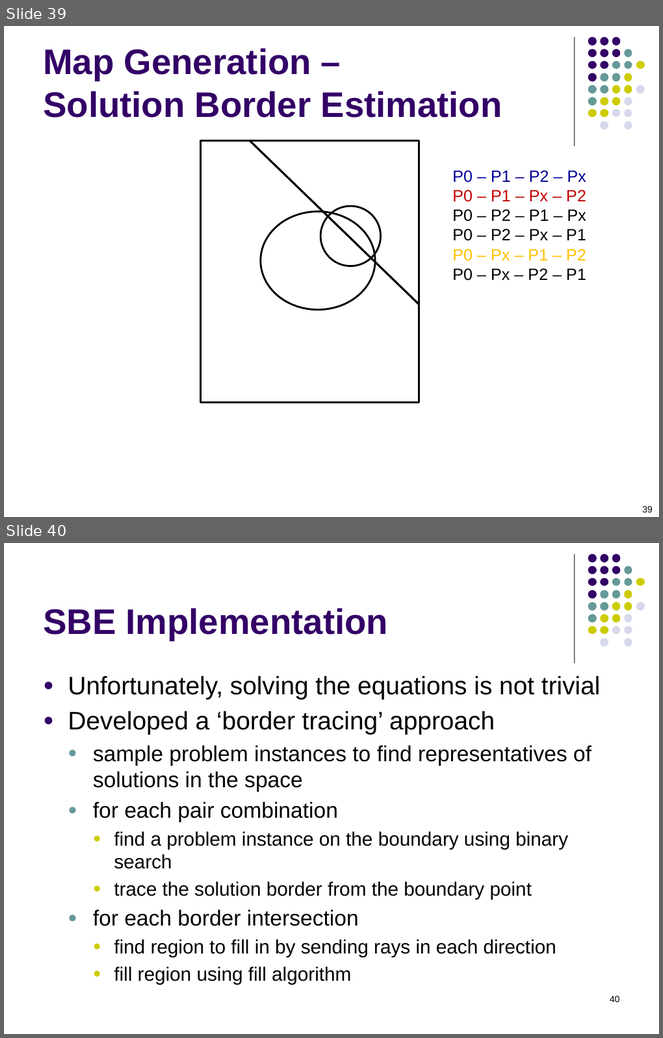
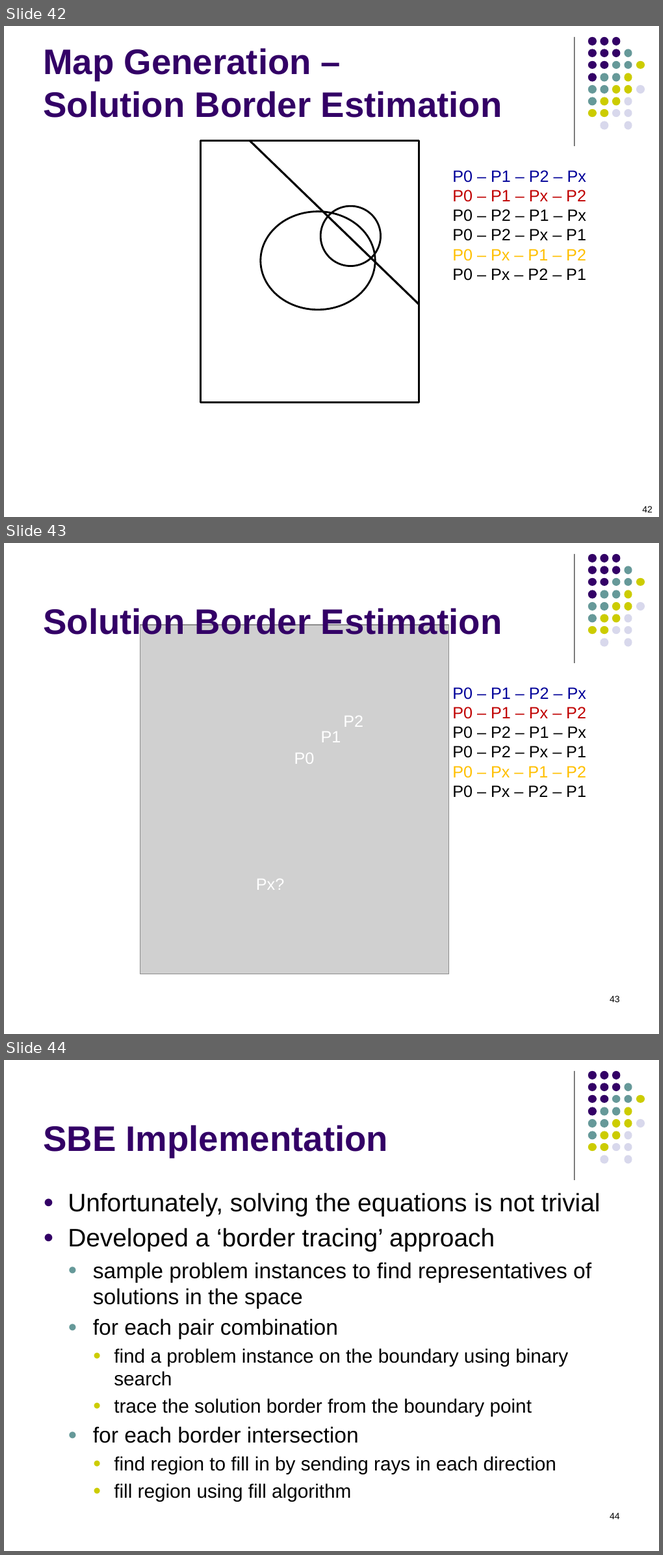
Before and after one commit to RobertHolderIII/dissertation, a slide deck: doc/defense-Dec2015.pptx. Shown one above the other, each under a label of ours: slides 39 and 40 before the commit, slides 42, 43 and 44 after it. The pictures are 663x1038 and 663x1555 pixels, drawn with LibreOffice and Linux fonts; fonts in the diff are those of the drawing; grey boxes stand for pictures. Boxes give left, top, right and bottom in pixels: in the first picture for what was removed or moved away, otherwise in the second. Text is boxed around its words. In the diff, an @@ line names an element or a change of style, - is before the commit and + after.

```diff
--- a/doc/defense-Dec2015.pptx
+++ b/doc/defense-Dec2015.pptx
@@ slide 43 added at <box>4,543,659,1034</box>, background #FFFFFF; not listed: 32 template elements that a slide beside it also shows @@
@@ title added at <box>43,606,503,641</box>, 39 pt, text #330066, bold @@
+Solution Border Estimation
@@ picture added at <box>140,625,449,974</box> @@
@@ text added at <box>452,687,586,798</box>, 18 pt, text #000000 @@
+P0 – P1 – P2 – Px
+P0 – P1 – Px – P2
+P0 – P2 – P1 – Px
+P0 – P2 – Px – P1
+P0 – Px – P1 – P2
+P0 – Px – P2 – P1
@@ text added at <box>343,716,363,727</box>, 18 pt, text #FFFFFF @@
+P2
@@ text added at <box>321,731,341,743</box>, 18 pt, text #FFFFFF @@
+P1
@@ text added at <box>295,753,315,764</box>, 18 pt, text #FFFFFF @@
+P0
@@ text added at <box>256,879,284,890</box>, 18 pt, text #FFFFFF @@
+Px?
@@ page number added at <box>610,996,620,1003</box>, 10 pt, text #000000 @@
+43
@@ what was slide 39 is now slide 42 @@
@@ page number at <box>642,506,653,513</box>: text changed @@
-39
+42
@@ what was slide 40 is now slide 44 @@
@@ page number at <box>610,1513,620,1520</box>: text changed @@
-40
+44
```
Also in this commit, not shown: 5 slides changed, 10 other slides added, 4 slides removed, 1 other file.
